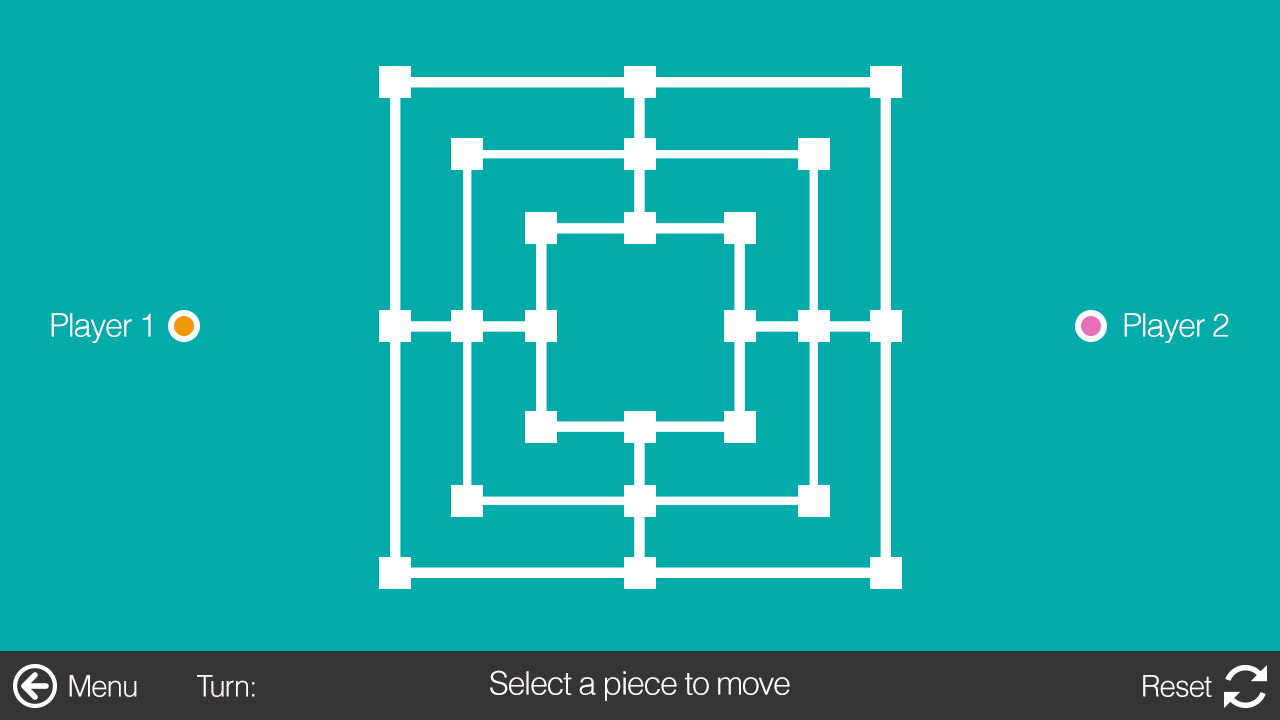
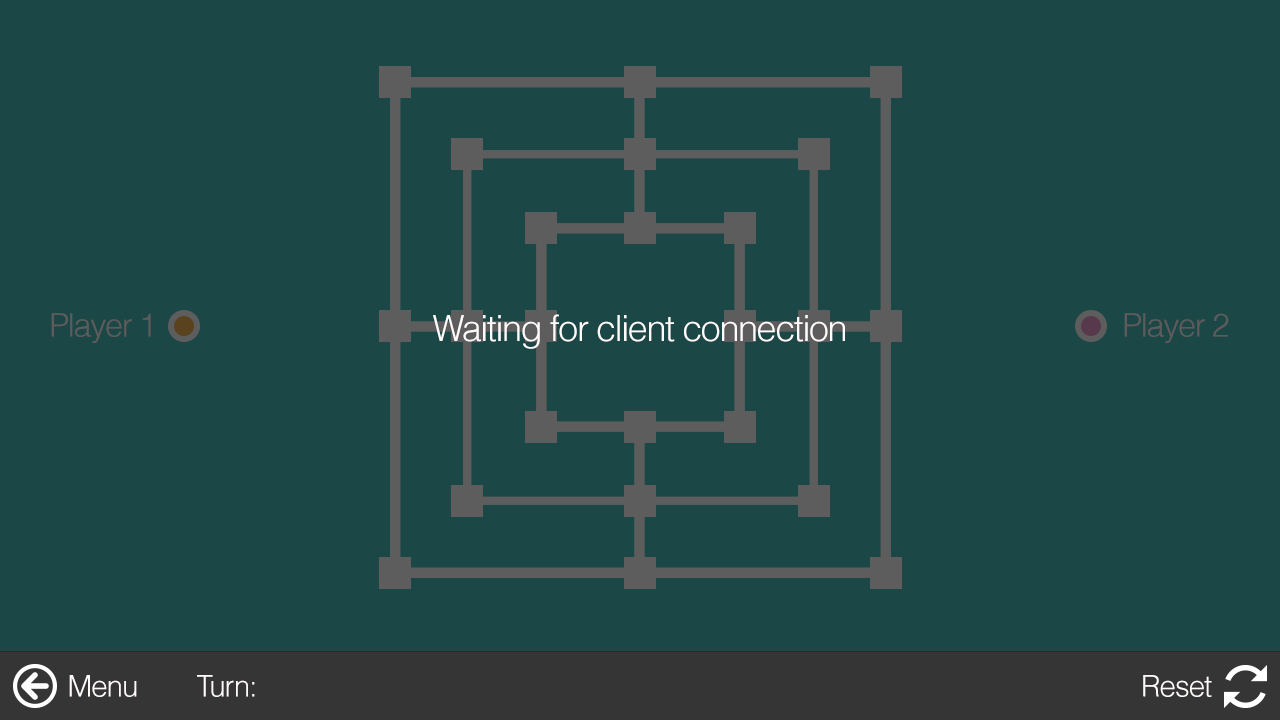
Layer changes from the first w=1280, h=720 image to the second:
added layer "network status" above "Rectangle 12" over (x1=433, y1=314, x2=845, y2=349)
renamed "Rectangle 11" to "Rectangle 12", showed it, opacity 72% → 74%, painted on it over (x1=0, y1=0, x2=1280, y2=652)
hid "game status copy" over (x1=490, y1=670, x2=790, y2=701)
